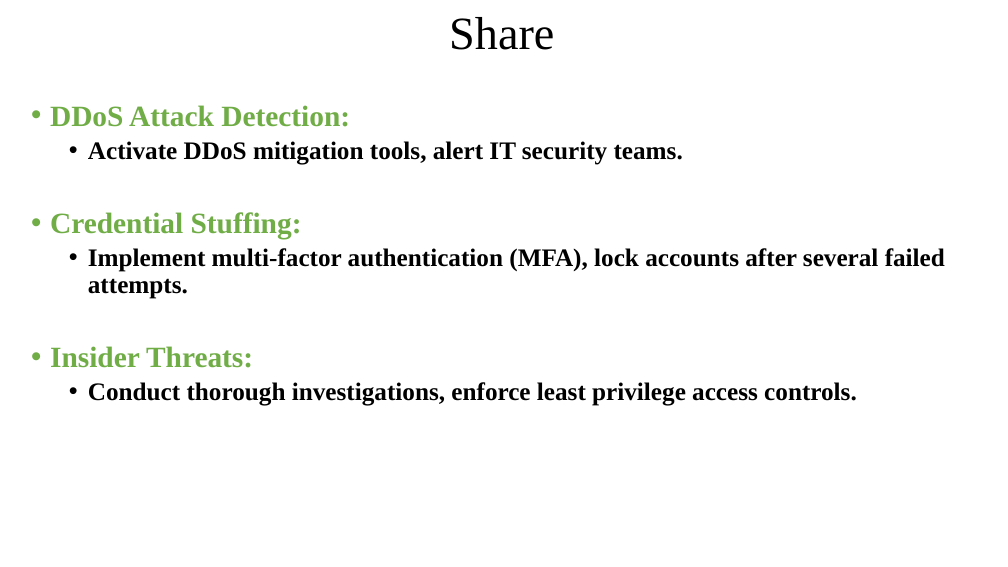
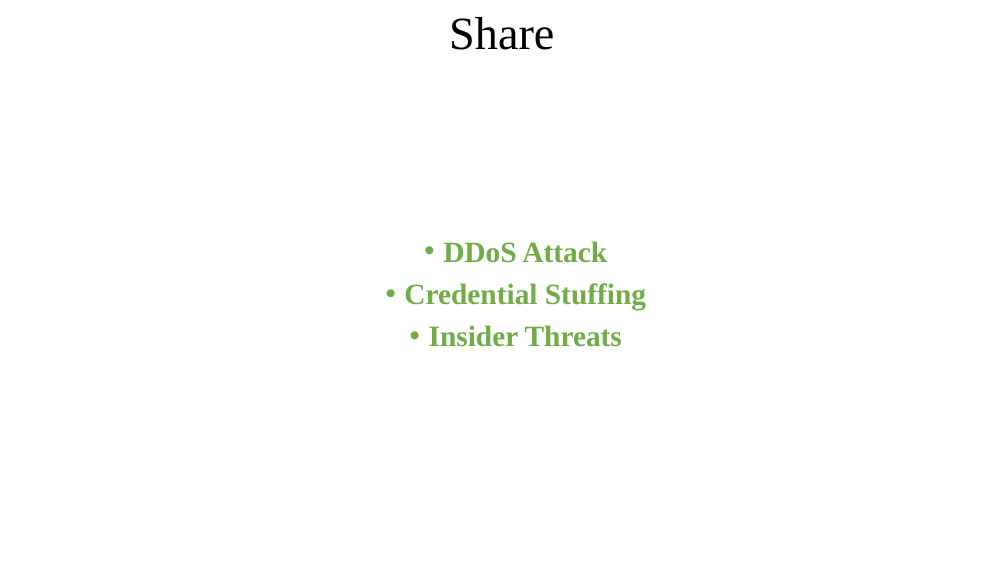
Before and after one commit to y4611676/Unanimous-Project, a slide deck: slide 16 of Enhance_network_security_by_analyzing_Inribo_synthetic_network_data_sets/Enhance_network_security_by_analyzing_Inribo_synthetic_network_data_sets.pptx (slide 13 before the commit). Drawn at 1008x567 pixels with LibreOffice and Linux fonts; fonts in the diff are those of the drawing. Boxes give left, top, right and bottom in pixels: in the first picture for what was removed or moved away, otherwise in the second. Text is boxed around its words. In the diff, an @@ line names an element or a change of style, - is before the commit and + after.

```diff
--- a/Enhance_network_security_by_analyzing_Inribo_synthetic_network_data_sets/Enhance_network_security_by_analyzing_Inribo_synthetic_network_data_sets.pptx
+++ b/Enhance_network_security_by_analyzing_Inribo_synthetic_network_data_sets/Enhance_network_security_by_analyzing_Inribo_synthetic_network_data_sets.pptx
@@ text at [404, 241, 646, 347]: text changed; size 24 to 28 pt; text colour #000000 to #70AD47 @@
-• DDoS Attack Detection:
-  • Activate DDoS mitigation tools, alert IT security teams.
-• Credential Stuffing:
-  • Implement multi-factor authentication (MFA), lock accounts after several failed attempts.
-• Insider Threats:
-  • Conduct thorough investigations, enforce least privilege access controls.
+• DDoS Attack
+• Credential Stuffing
+• Insider Threats
```
Also in this commit, not shown: 5 other slides changed, 4 slides added, 2 other files.
